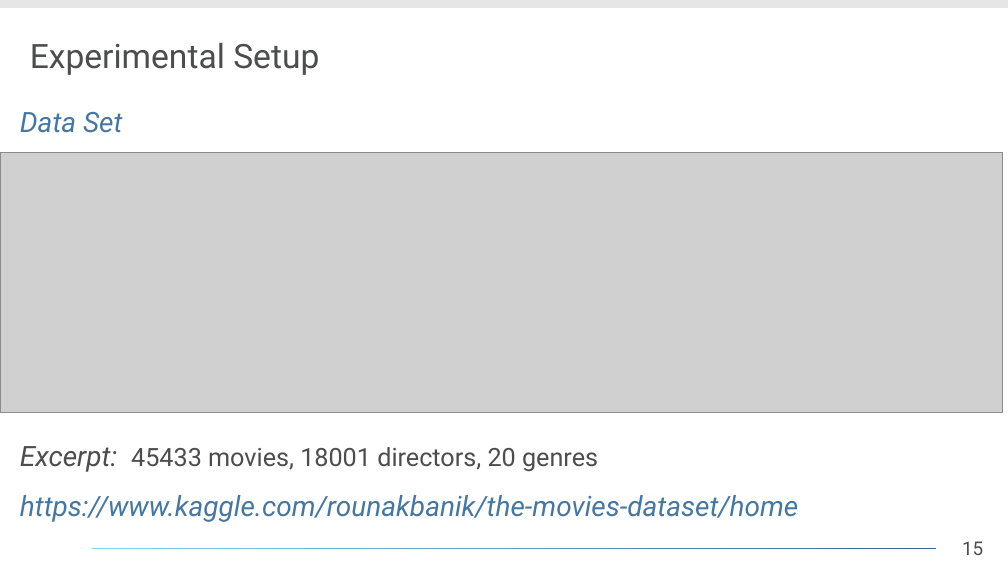
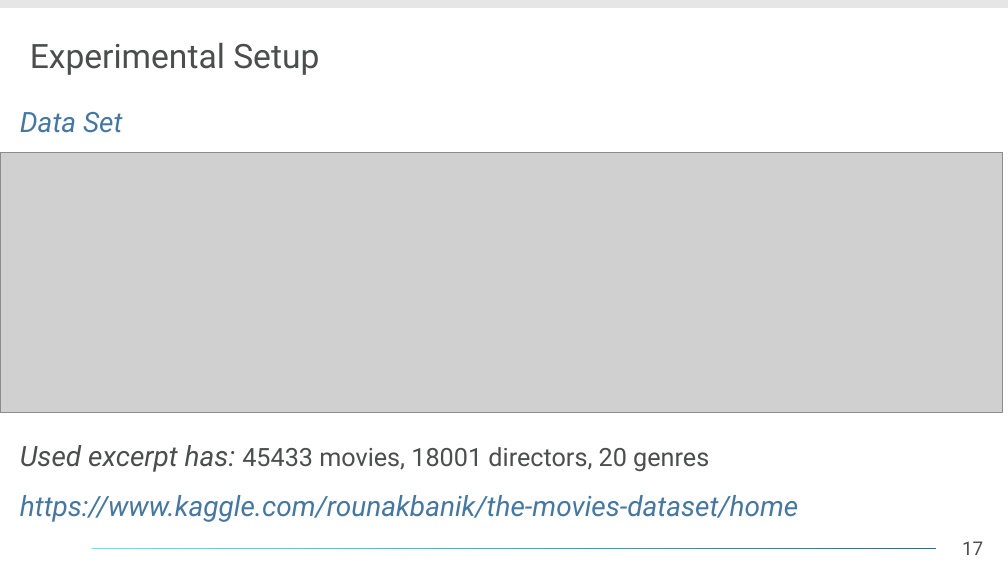
Before and after one commit to daelmo/DB2GraphGenerator, a slide deck: slide 17 of presentation/Analyse_eines_Forschungsthemas.odp (slide 15 before the commit). Drawn at 1008x567 pixels with LibreOffice and Linux fonts; fonts in the diff are those of the drawing; grey boxes stand for pictures; background and template pictures are left out. Boxes give left, top, right and bottom in pixels: in the first picture for what was removed or moved away, otherwise in the second. Text is boxed around its words. In the diff, an @@ line names an element or a change of style, - is before the commit and + after.

```diff
--- a/presentation/Analyse_eines_Forschungsthemas.odp
+++ b/presentation/Analyse_eines_Forschungsthemas.odp
@@ text at box(20, 445, 709, 472): text changed @@
-Excerpt: 45433 movies, 18001 directors, 20 genres
+Used excerpt has: 45433 movies, 18001 directors, 20 genres
@@ page number at box(962, 541, 983, 555): text changed @@
-15
+17
```
Also in this commit, not shown: 8 other slides changed, 12 slides added, 8 slides removed, 1 other file.
